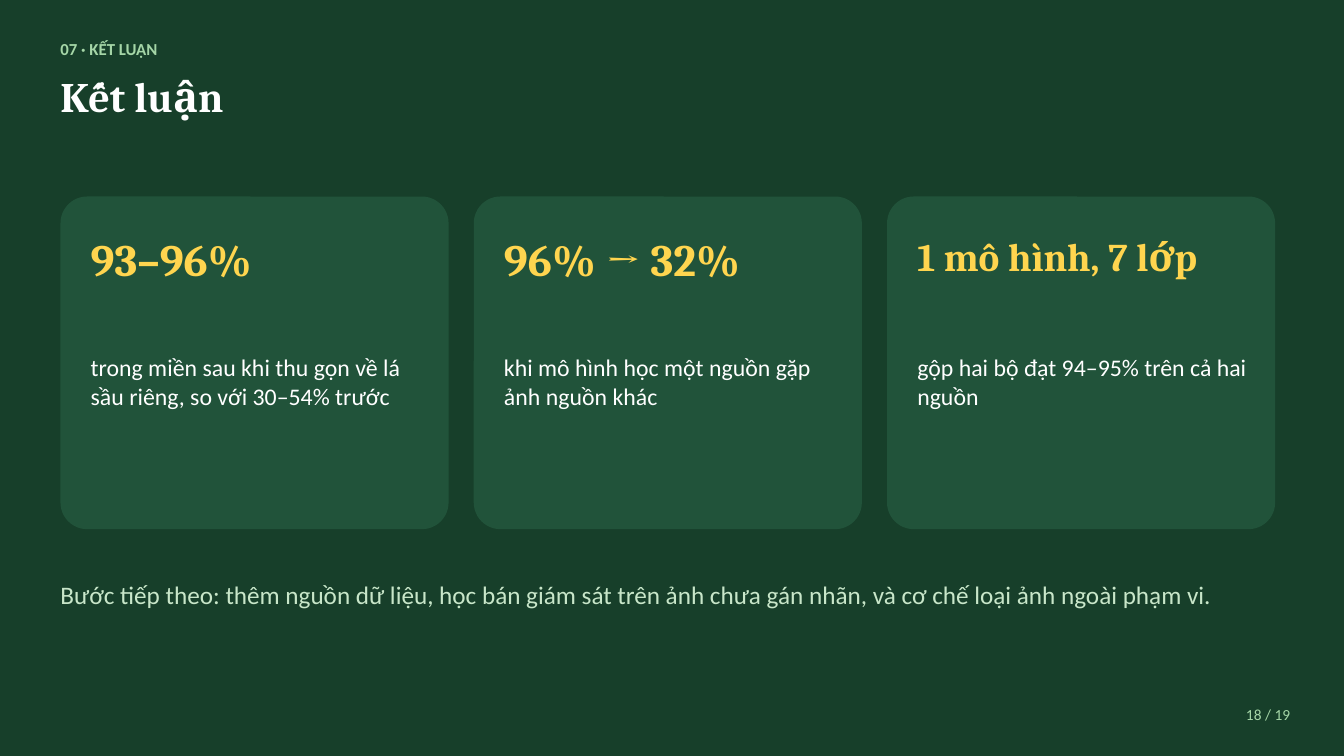
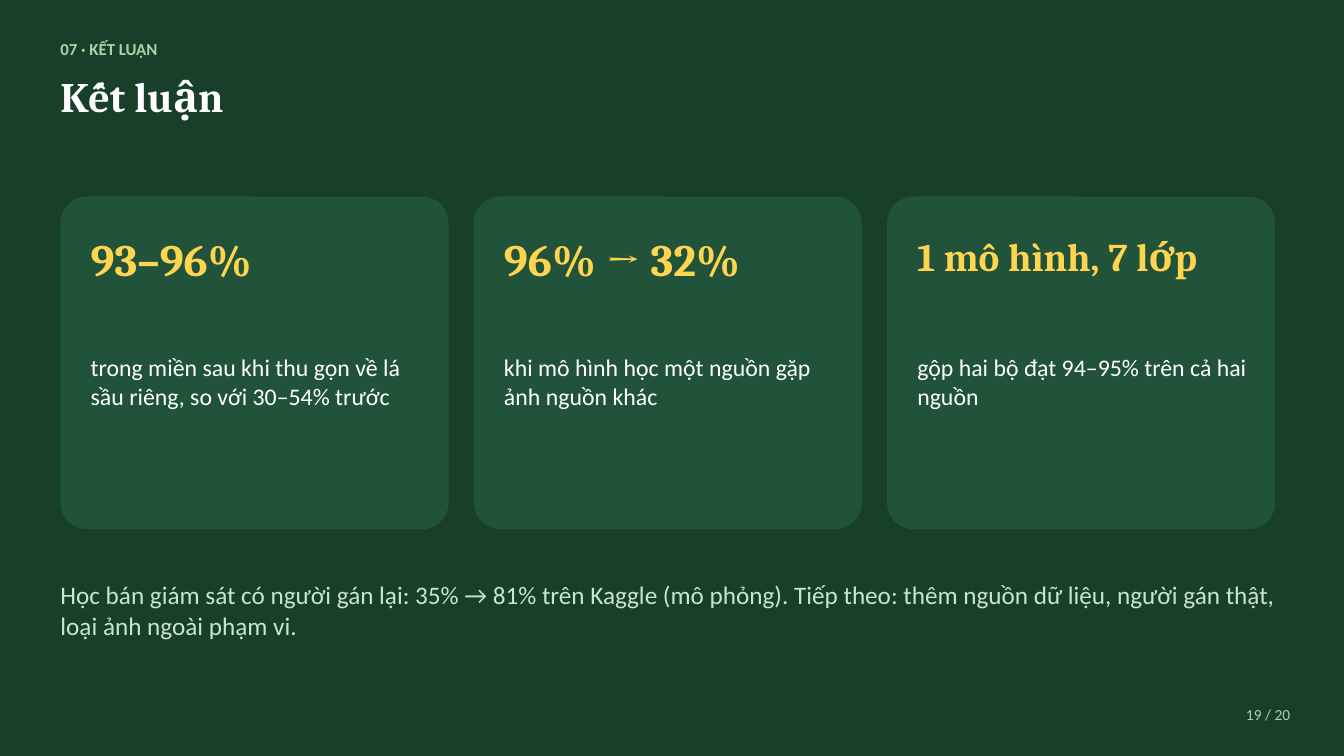
Before and after one commit to vugialinh905-wq/DoAn-HKDN, a slide deck: slide 19 of 02_Slide/Slide_TTTN_V2.pptx (slide 18 before the commit). Drawn at 1344x756 pixels with LibreOffice and Linux fonts; fonts in the diff are those of the drawing. Boxes give left, top, right and bottom in pixels: in the first picture for what was removed or moved away, otherwise in the second. Text is boxed around its words. In the diff, an @@ line names an element or a change of style, - is before the commit and + after.

```diff
--- a/02_Slide/Slide_TTTN_V2.pptx
+++ b/02_Slide/Slide_TTTN_V2.pptx
@@ text at (60,585,1274,640): text changed @@
-Bước tiếp theo: thêm nguồn dữ liệu, học bán giám sát trên ảnh chưa gán nhãn, và cơ chế loại ảnh ngoài phạm vi.
+Học bán giám sát có người gán lại: 35% → 81% trên Kaggle (mô phỏng). Tiếp theo: thêm nguồn dữ liệu, người gán thật, loại ảnh ngoài phạm vi.
@@ text at (1246,710,1291,720): text changed @@
-18 / 19
+19 / 20
```
Also in this commit, not shown: 17 other slides changed, 1 slide added, 23 other files.
